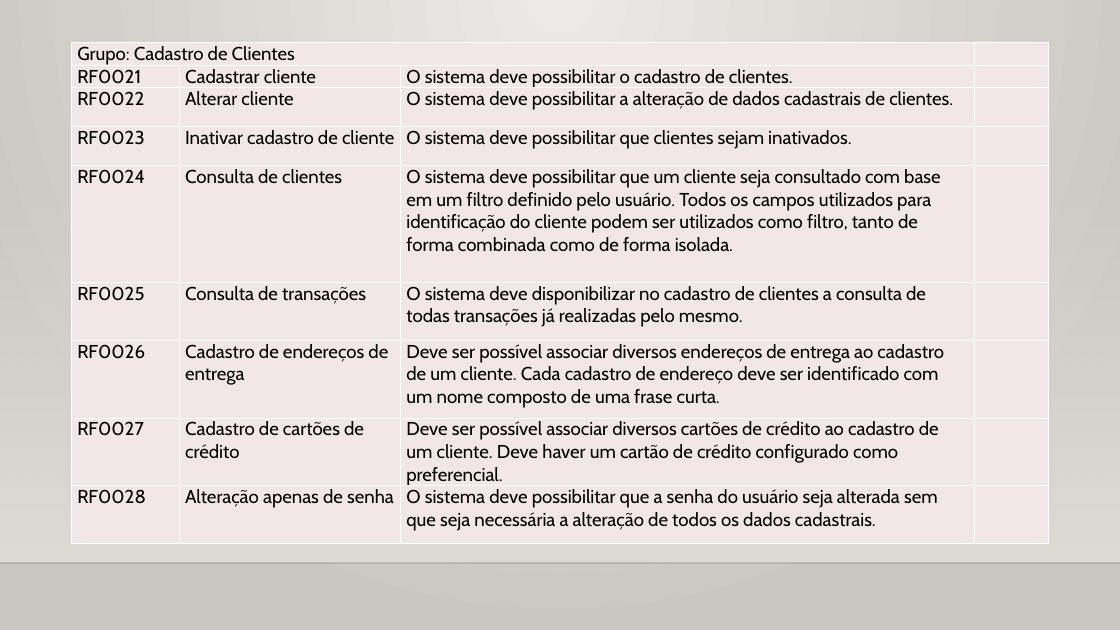
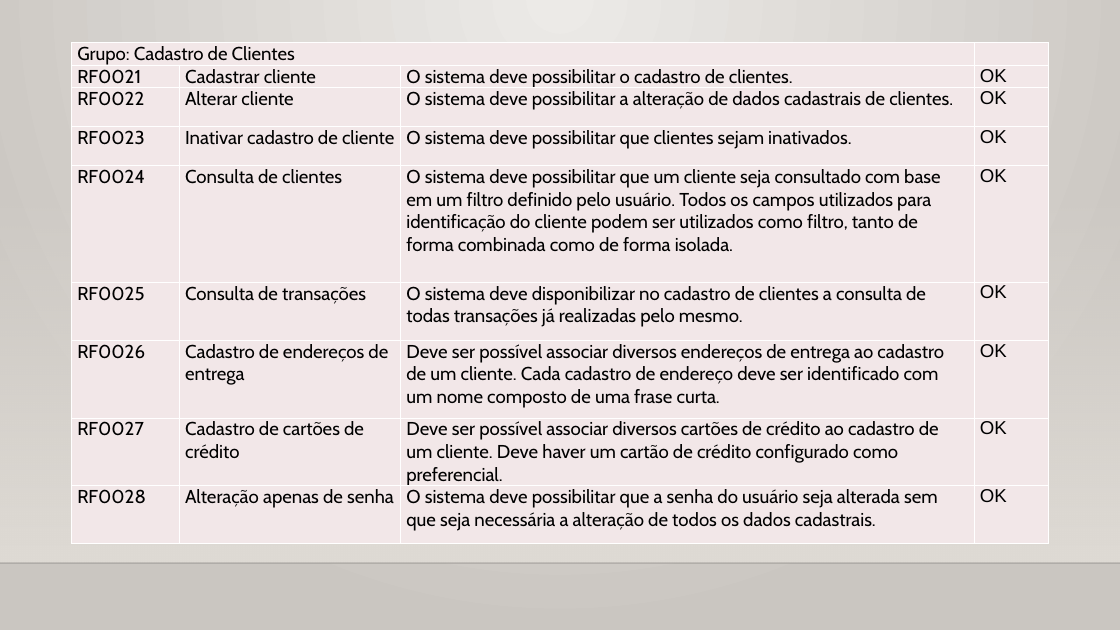
Before and after one commit to gabriellima09/DrinkIt, a slide deck: slide 3 of DrinkIt.WebApp/Artifacts/Documentação do projeto.pptx. Drawn at 1120x630 pixels with LibreOffice and Linux fonts; fonts in the diff are those of the drawing; background and template pictures are left out. Boxes give left, top, right and bottom in pixels: in the first picture for what was removed or moved away, otherwise in the second. Text is boxed around its words. In the diff, an @@ line names an element or a change of style, - is before the commit and + after.

```diff
--- a/DrinkIt.WebApp/Artifacts/Documentação do projeto.pptx
+++ b/DrinkIt.WebApp/Artifacts/Documentação do projeto.pptx
@@ table at (71,43,1049,535) @@
-row 2, column 4: 
+row 2, column 4: OK
-row 3, column 4: 
+row 3, column 4: OK
-row 4, column 4: 
+row 4, column 4: OK
-row 5, column 4: 
+row 5, column 4: OK
-row 6, column 4: 
+row 6, column 4: OK
-row 7, column 4: 
+row 7, column 4: OK
-row 8, column 4: 
+row 8, column 4: OK
-row 9, column 4: 
+row 9, column 4: OK
```
Also in this commit, not shown: 14 other slides changed.
